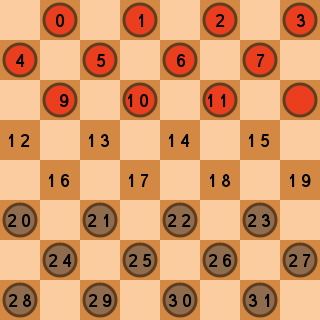
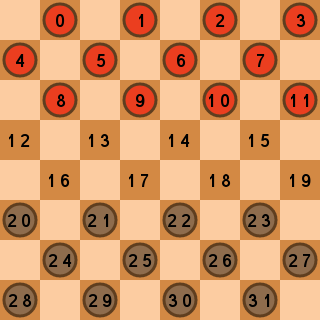
Two versions of the same layered image (320x320). Layer-by-layer changes:
painted on "numbers" over [57, 94, 309, 107]
